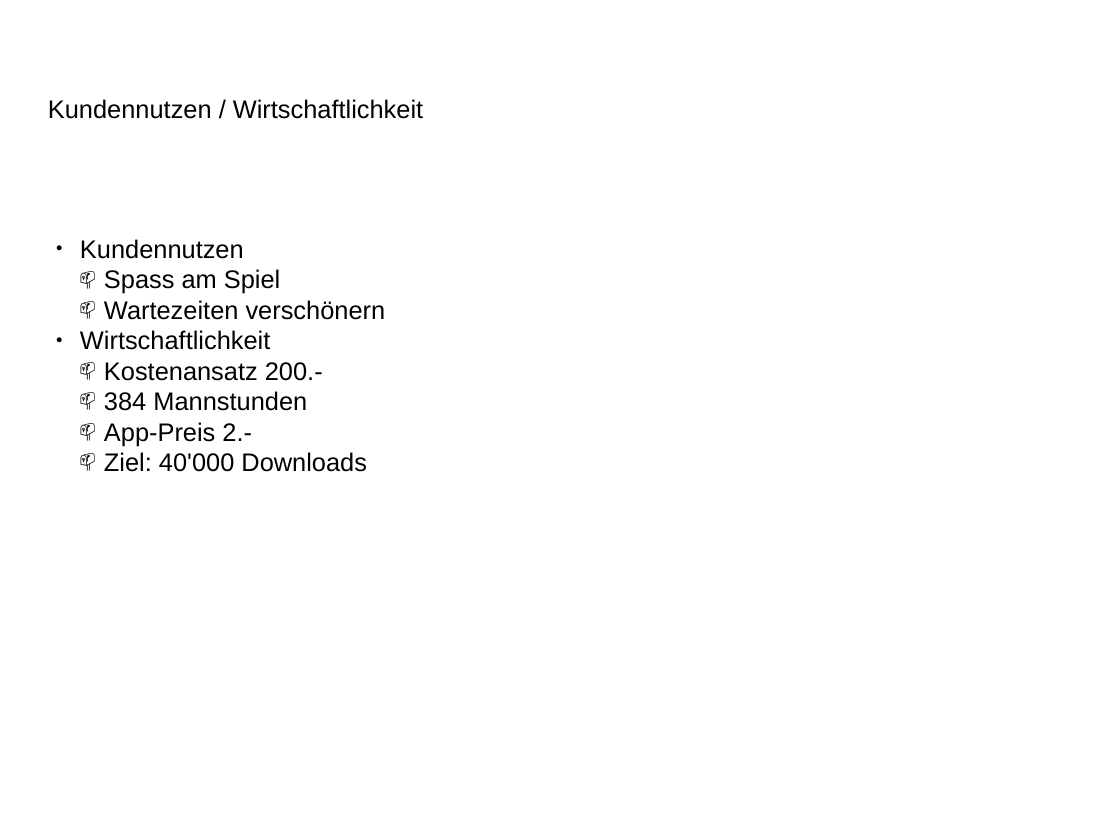
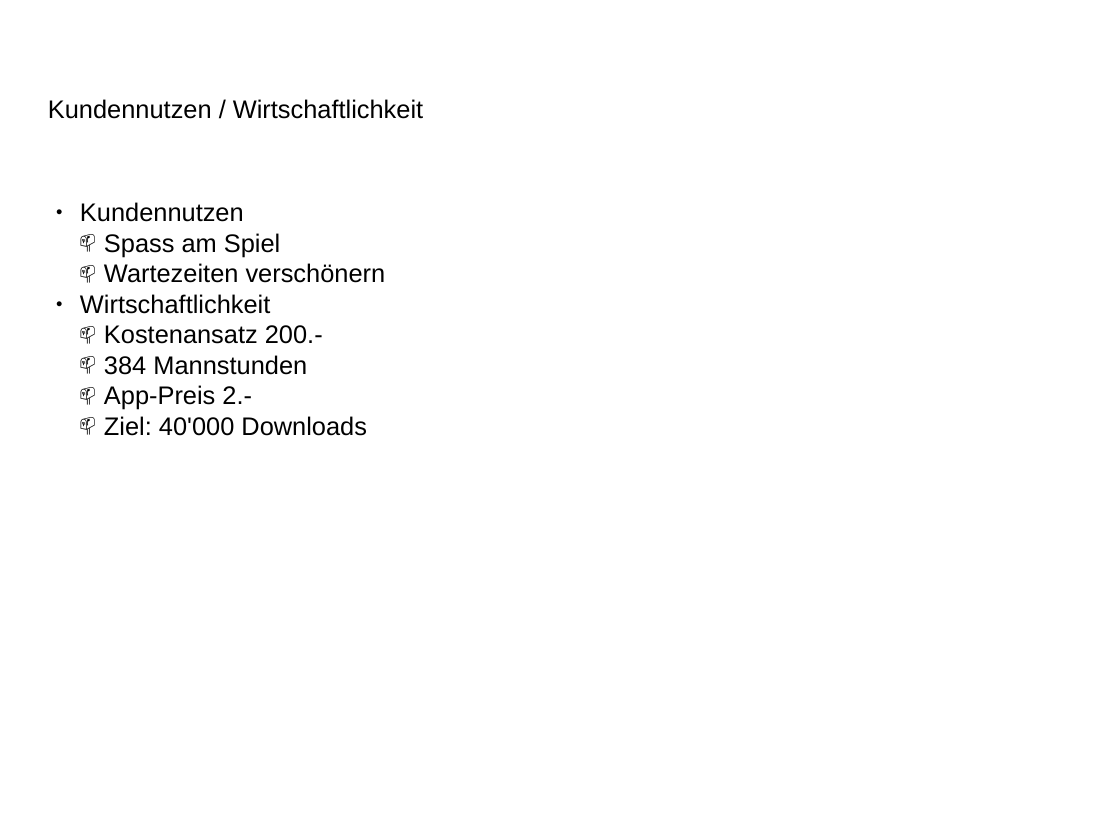
Before and after one commit to stoeffel/SEPS-GRP1, a slide deck: slide 8 of documentation/presentation/Projektskizze.pptx (slide 9 before the commit). Drawn at 1120x840 pixels with LibreOffice and Linux fonts; fonts in the diff are those of the drawing; background and template pictures are left out. Boxes give left, top, right and bottom in pixels: in the first picture for what was removed or moved away, otherwise in the second. Text is boxed around its words. In the diff, an @@ line names an element or a change of style, - is before the commit and + after.

```diff
--- a/documentation/presentation/Projektskizze.pptx
+++ b/documentation/presentation/Projektskizze.pptx
@@ text "Kundennutzen": place and size @@
-text "Kundennutzen" at (80,239,386,472)
+text "Kundennutzen" at (80,202,386,436)
```
Also in this commit, not shown: 6 other slides changed, 1 slide added, 1 slide removed, 3 other files.
